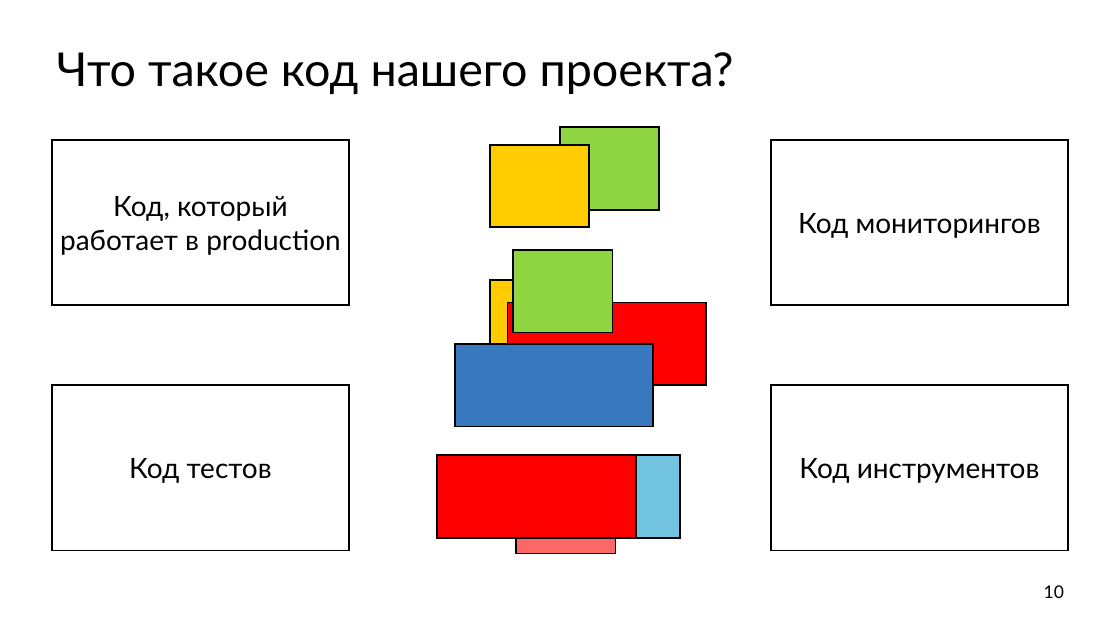
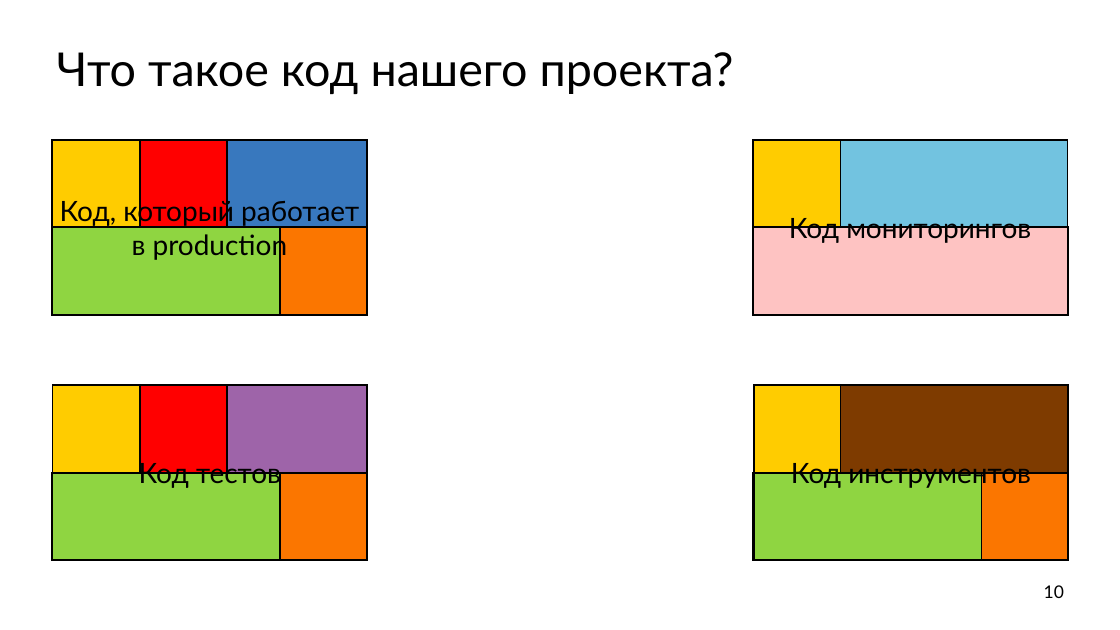
Before and after one commit to ishfb/cpprus17, a slide deck: slide 10 of slides.pptx. Drawn at 1120x630 pixels with LibreOffice and Linux fonts; fonts in the diff are those of the drawing. Boxes give left, top, right and bottom in pixels: in the first picture for what was removed or moved away, otherwise in the second. Text is boxed around its words. In the diff, an @@ line names an element or a change of style, - is before the commit and + after.

```diff
--- a/slides.pptx
+++ b/slides.pptx
@@ rectangle "Код, который работает в production": place and size @@
-rectangle "Код, который работает в production" at (52, 140, 350, 305)
+rectangle "Код, который работает в production" at (52, 140, 367, 315)
@@ rectangle added at (53, 140, 140, 228), fill #FFCC00, outline #000000 3 pt @@
@@ rectangle added at (140, 139, 227, 227), fill #FF0000, outline #000000 3 pt @@
@@ rectangle added at (227, 140, 367, 228), fill #3878BE, outline #000000 3 pt @@
@@ rectangle removed at (560, 127, 659, 210) @@
@@ rectangle "Код мониторингов": place and size @@
-rectangle "Код мониторингов" at (771, 140, 1069, 305)
+rectangle "Код мониторингов" at (753, 140, 1067, 315)
@@ rectangle: place and size @@
-rectangle at (490, 145, 589, 227)
+rectangle at (753, 140, 841, 228)
@@ rectangle added at (841, 140, 1067, 228), fill #72C3E0, outline #000000 3 pt @@
@@ rectangle added at (52, 227, 281, 315), fill #8FD541, outline #000000 3 pt @@
@@ rectangle added at (281, 227, 368, 315), fill #FB7600, outline #000000 3 pt @@
@@ rectangle added at (753, 227, 1068, 315), fill #FEC3C2, outline #000000 3 pt @@
@@ rectangle removed at (513, 250, 613, 333) @@
@@ rectangle removed at (507, 302, 706, 385) @@
@@ rectangle removed at (455, 344, 653, 427) @@
@@ rectangle "Код тестов": place and size @@
-rectangle "Код тестов" at (52, 385, 350, 551)
+rectangle "Код тестов" at (53, 385, 367, 560)
@@ rectangle added at (53, 385, 140, 473), fill #FFCC00, outline #000000 3 pt @@
@@ rectangle added at (140, 385, 227, 473), fill #FF0000, outline #000000 3 pt @@
@@ rectangle added at (227, 385, 367, 473), fill #9E64A9, outline #000000 3 pt @@
@@ rectangle "Код инструментов": place and size @@
-rectangle "Код инструментов" at (771, 385, 1069, 551)
+rectangle "Код инструментов" at (754, 385, 1068, 560)
@@ rectangle "Код инструментов" at (754, 385, 1068, 560): fill #FFFFFF to none @@
@@ rectangle: place and size @@
-rectangle at (490, 280, 589, 363)
+rectangle at (754, 385, 841, 473)
@@ rectangle added at (841, 385, 1067, 473), fill #7E3B00, outline #000000 3 pt @@
@@ rectangle added at (52, 473, 281, 560), fill #8FD541, outline #000000 3 pt @@
@@ rectangle added at (281, 473, 368, 560), fill #FB7600, outline #000000 3 pt @@
@@ rectangle removed at (437, 455, 636, 538) @@
@@ rectangle removed at (516, 471, 615, 554) @@
@@ rectangle removed at (581, 455, 680, 538) @@
@@ rectangle added at (753, 473, 982, 560), fill #8FD541, outline #000000 3 pt @@
@@ rectangle added at (982, 473, 1069, 560), fill #FB7600, outline #000000 3 pt @@
```
Also in this commit, not shown: 1 other slide changed.
